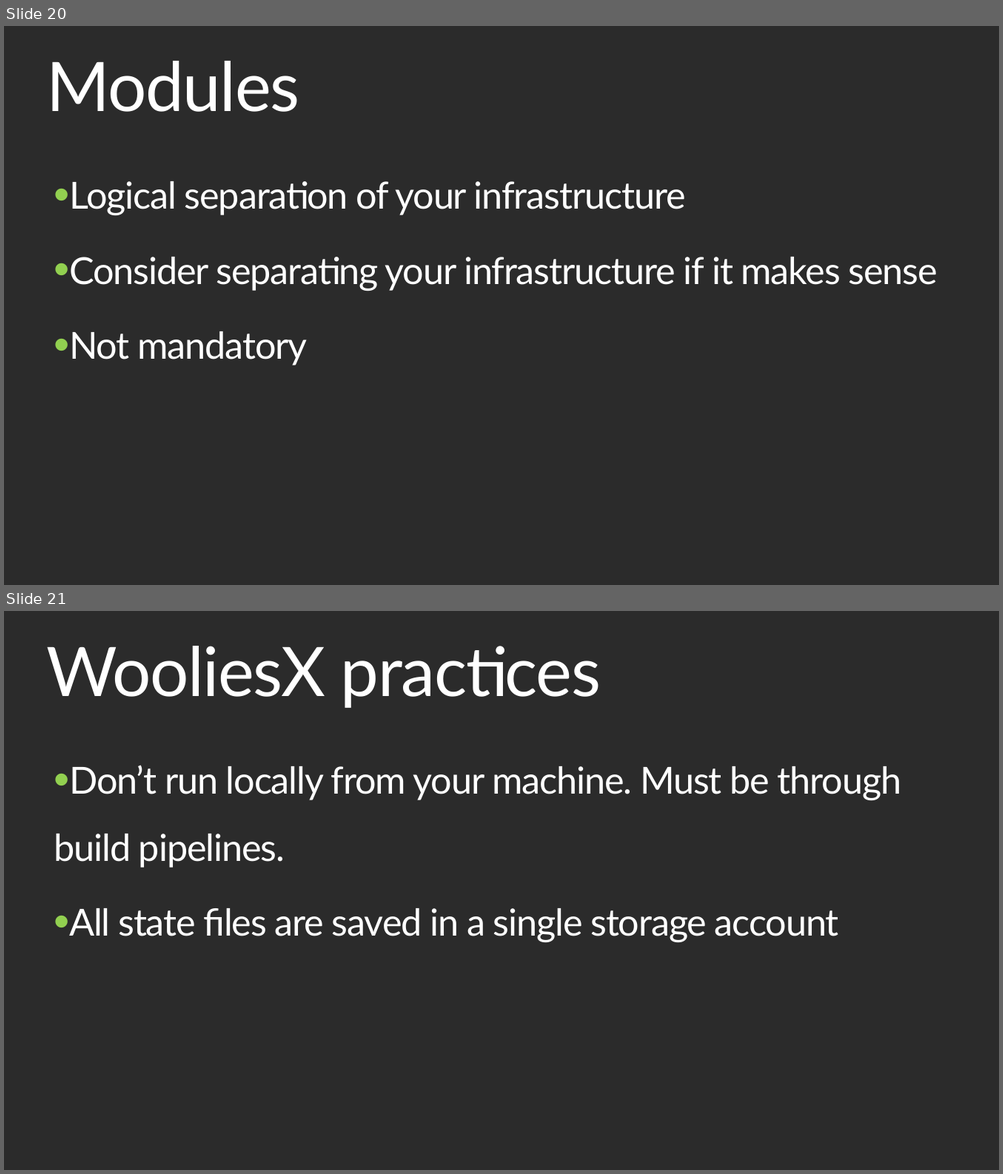
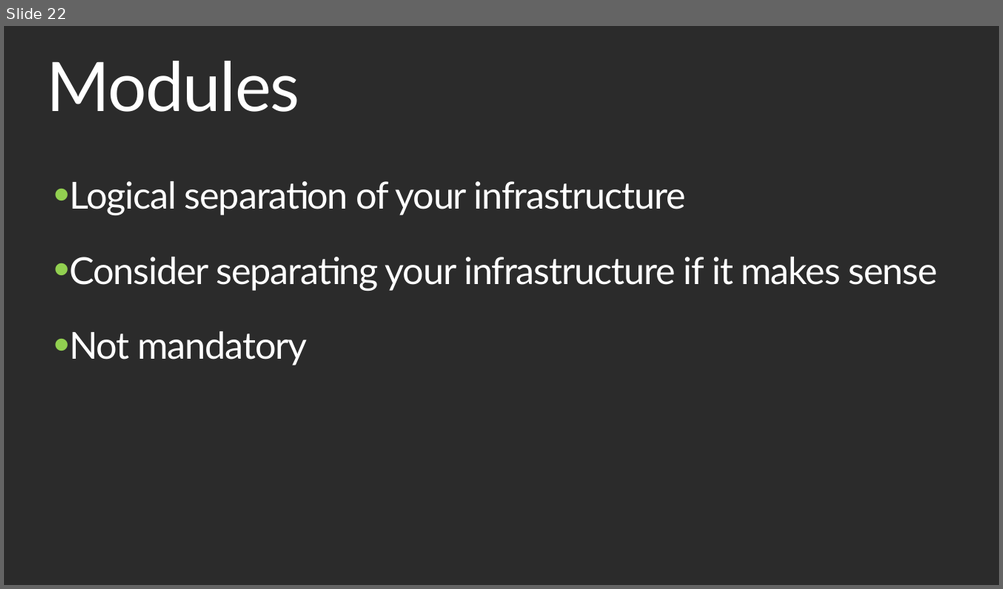
Before and after one commit to ahmedig/terraform-demo, a slide deck: Terraform showcase - Ahmed Elsayed.pptx. Shown one above the other, each under a label of ours: slides 20 and 21 before the commit, slide 22 after it. The pictures are 1003x1174 and 1003x589 pixels, drawn with LibreOffice and Linux fonts; fonts in the diff are those of the drawing; background and template pictures are left out; a plain dark background stands for a picture behind light text. Boxes give left, top, right and bottom in pixels: in the first picture for what was removed or moved away, otherwise in the second. Text is boxed around its words. In the diff, an @@ line names an element or a change of style, - is before the commit and + after.

```diff
--- a/Terraform showcase - Ahmed Elsayed.pptx
+++ b/Terraform showcase - Ahmed Elsayed.pptx
@@ slide 21 removed at [4,611,999,1170], background picture (left out) @@
@@ text removed at [46,646,600,708] @@
-WooliesX practices
@@ text removed at [54,765,902,943] @@
-• Don’t run locally from your machine. Must be through build pipelines.
-• All state files are saved in a single storage account
@@ what was slide 20 is now slide 22 @@
```
Also in this commit, not shown: 2 slides changed, 4 slides added, 1 other file.
